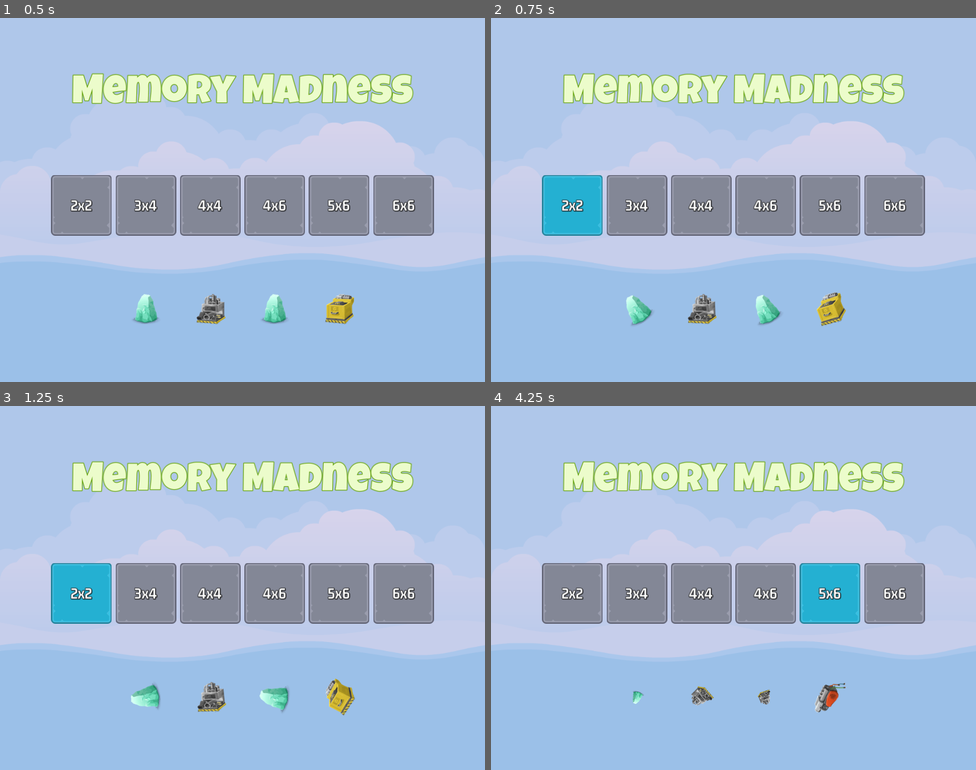
Above: before the commit, frames 1-4 (two rows, left to right).
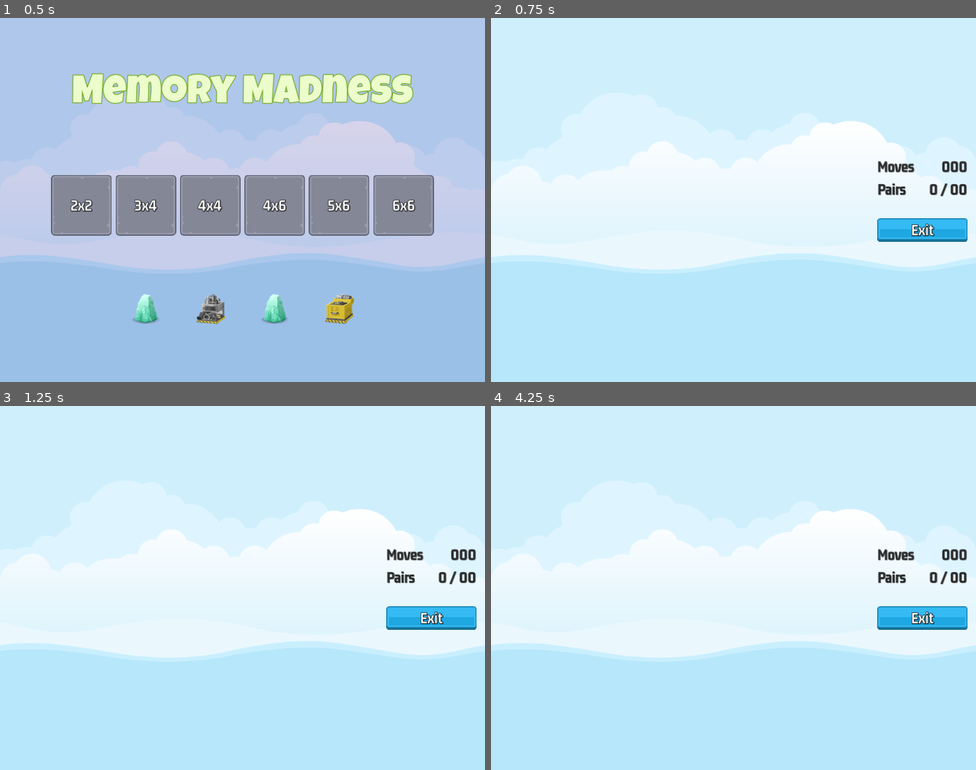
Above: after the commit, the same moments.

Repository: vanonselenp/jam
Game: Godot game, scene res://scenes/master_scene/master_scene.tscn
The game is run twice, just before and just after one commit, with the same random seed, the same clock (stepped at 60 frames per second) and the same inputs.
Inputs (mouse positions are in pixels of both pictures, inside the frame that each line leads up to):
- Up to frame 1 (0.5 s): no input
- Up to frame 2 (0.75 s): click "2x2" at 0.5 s
- Up to frame 3 (1.25 s): no input
- Up to frame 4 (4.25 s): click (636, 591) at 1.25 s, where only the run before the commit has a clickable "3x4"; click (699, 591) at 2 s, where only the run before the commit has a clickable "4x4"; click (767, 591) at 2.75 s, where only the run before the commit has a clickable "4x6"; click (830, 591) at 3.5 s, where only the run before the commit has a clickable "5x6"

Frame 1 is identical in both runs. In frame 2, 100% of the frame differs, in the area x 0-100%, y 0-100%; in frame 3, 100%; in frame 4, 100%.

Commit message:
main: progress

Diff:
--- a/jumpstart-godot/memory_madness/project.godot
+++ b/jumpstart-godot/memory_madness/project.godot
@@ -17,6 +17,7 @@
 
 [autoload]
 
+SignalManager="*res://singletons/signal_manager.gd"
 ImageManager="*res://singletons/image_manager.gd"
 SoundManager="*res://singletons/sound_manager.gd"
 GameManager="*res://singletons/game_manager.gd"
--- /dev/null
+++ b/jumpstart-godot/memory_madness/scenes/game_screen/game_screen.gd
@@ -0,0 +1,17 @@
+extends Control
+
+@onready var sound = $Sound
+
+# Called when the node enters the scene tree for the first time.
+func _ready():
+	pass # Replace with function body.
+
+
+# Called every frame. 'delta' is the elapsed time since the previous frame.
+func _process(delta):
+	pass
+
+
+func _on_exit_button_pressed():
+	SoundManager.play_button_click(sound)
+	SignalManager.on_game_exited_pressed.emit()
--- a/jumpstart-godot/memory_madness/scenes/game_screen/game_screen.tscn
+++ b/jumpstart-godot/memory_madness/scenes/game_screen/game_screen.tscn
@@ -1,5 +1,6 @@
-[gd_scene load_steps=6 format=3 uid="uid://bf8kl8o2r0r66"]
+[gd_scene load_steps=7 format=3 uid="uid://bf8kl8o2r0r66"]
 
+[ext_resource type="Script" path="res://scenes/game_screen/game_screen.gd" id="1_c7x1m"]
 [ext_resource type="LabelSettings" uid="uid://dou4u65afq00m" path="res://assets/gm_32_darkgrey.tres" id="1_k1qpa"]
 [ext_resource type="LabelSettings" uid="uid://bo00yd8e2adh5" path="res://assets/gm_32_white.tres" id="1_te622"]
 [ext_resource type="Texture2D" uid="uid://dn0x5eqlr1eay" path="res://assets/ui/blue_button00.png" id="2_icp2n"]
@@ -13,6 +14,7 @@
 anchor_bottom = 1.0
 grow_horizontal = 2
 grow_vertical = 2
+script = ExtResource("1_c7x1m")
 
 [node name="HBoxContainer" type="HBoxContainer" parent="."]
 layout_mode = 1
@@ -97,3 +99,7 @@
 label_settings = ExtResource("1_te622")
 horizontal_alignment = 1
 vertical_alignment = 1
+
+[node name="Sound" type="AudioStreamPlayer" parent="."]
+
+[connection signal="pressed" from="HBoxContainer/MarginLabels/VBoxContainer/ExitButton" to="." method="_on_exit_button_pressed"]
--- a/jumpstart-godot/memory_madness/scenes/level_button/level_button.gd
+++ b/jumpstart-godot/memory_madness/scenes/level_button/level_button.gd
@@ -20,3 +20,4 @@
 
 func _on_pressed():
 	SoundManager.play_button_click(sound)
+	SignalManager.on_level_selected.emit(level_number)
--- /dev/null
+++ b/jumpstart-godot/memory_madness/scenes/master_scene/master_scene.gd
@@ -0,0 +1,33 @@
+extends CanvasLayer
+
+
+@onready var sound = $Sound
+@onready var main_screen = $MainScreen
+@onready var game_screen = $GameScreen
+
+
+enum GAME_STATE {
+	GAME,
+	MAIN
+}
+
+
+func _ready():
+	on_game_exited_pressed()
+	SignalManager.on_game_exited_pressed.connect(on_game_exited_pressed)
+	SignalManager.on_level_selected.connect(on_level_selected)
+
+
+func show_game(state: GAME_STATE) -> void:
+	game_screen.visible = state == GAME_STATE.GAME
+	main_screen.visible = state == GAME_STATE.MAIN
+
+
+func on_game_exited_pressed() -> void:
+	show_game(GAME_STATE.MAIN)
+	SoundManager.play_sound(sound, SoundManager.SOUND_MAIN_MENU)
+
+
+func on_level_selected(level_num: int) -> void:
+	show_game(GAME_STATE.GAME)
+	SoundManager.play_sound(sound, SoundManager.SOUND_IN_GAME)
--- a/jumpstart-godot/memory_madness/scenes/master_scene/master_scene.tscn
+++ b/jumpstart-godot/memory_madness/scenes/master_scene/master_scene.tscn
@@ -1,10 +1,14 @@
-[gd_scene load_steps=4 format=3 uid="uid://d330jl8kr78is"]
+[gd_scene load_steps=5 format=3 uid="uid://d330jl8kr78is"]
 
 [ext_resource type="Texture2D" uid="uid://dxyqbghbtbeys" path="res://assets/images/backgroundEmpty.png" id="1_cdf31"]
+[ext_resource type="Script" path="res://scenes/master_scene/master_scene.gd" id="1_ltlow"]
 [ext_resource type="PackedScene" uid="uid://dhwyvh654j7l2" path="res://scenes/main_screen/main_screen.tscn" id="2_nm1ih"]
 [ext_resource type="PackedScene" uid="uid://bf8kl8o2r0r66" path="res://scenes/game_screen/game_screen.tscn" id="3_bg507"]
 
 [node name="MasterScene" type="CanvasLayer"]
+script = ExtResource("1_ltlow")
+
+[node name="Sound" type="AudioStreamPlayer" parent="."]
 
 [node name="TextureRect" type="TextureRect" parent="."]
 anchors_preset = 15
--- /dev/null
+++ b/jumpstart-godot/memory_madness/singletons/signal_manager.gd
@@ -0,0 +1,4 @@
+extends Node
+
+signal on_level_selected(level_num: int)
+signal on_game_exited_pressed
